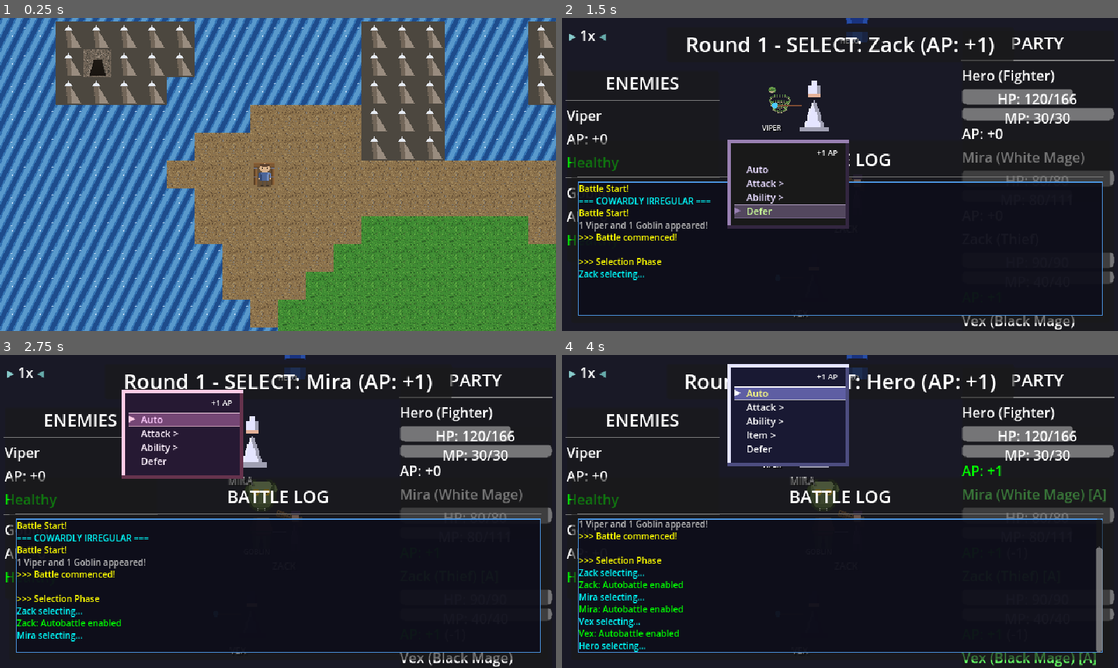
Above: before the commit, frames 1-4 (two rows, left to right).
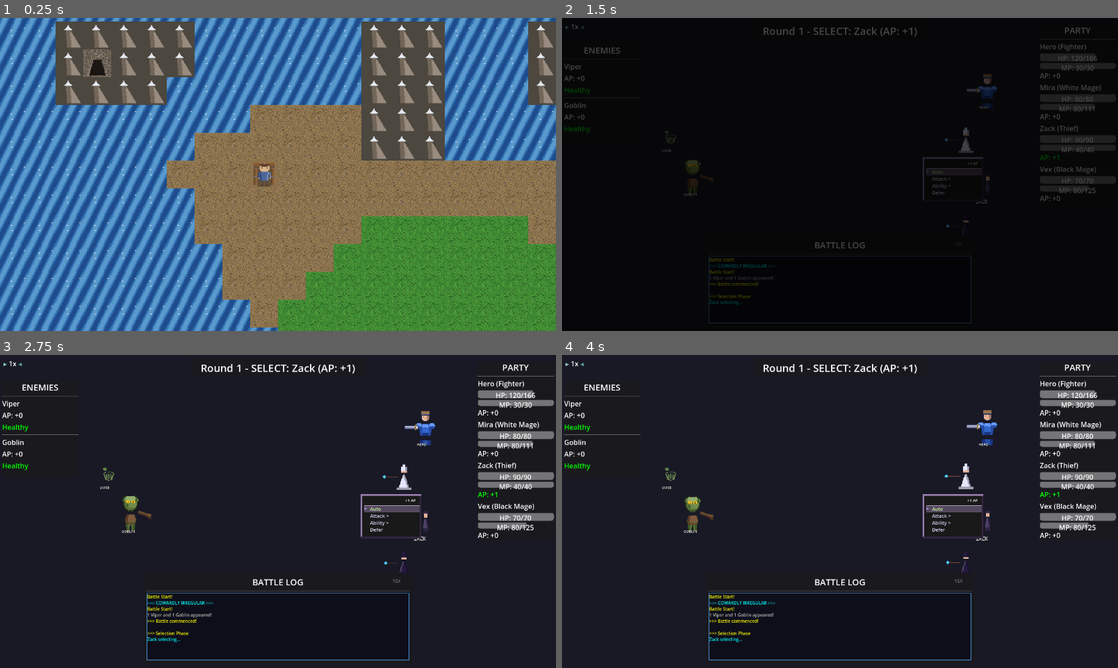
Above: after the commit, the same moments.

Repository: struktured-labs/cowardly-irregular
Game: Godot game, scene res://src/GameLoop.tscn
Same seed, same stepped clock (60 frames per second), same inputs: the game is played once before the commit and once after it.
Inputs (mouse positions are in pixels of both pictures, inside the frame that each line leads up to):
- Up to frame 1 (0.25 s): no input
- Up to frame 2 (1.5 s): tap Enter at 0.5 s; move the mouse to (962, 158) at 0.52 s; hold Right (ui_right) 0.53-1.25 s; hold R (battle_advance) 0.53-1.25 s; click (962, 158) at 0.67 s; tap Z (ui_accept) at 0.77, 1.07 s; drag from (728, 190) to (812, 237) at 1.27 s
- Up to frame 3 (2.75 s): click (227, 505) at 2.02 s
- Up to frame 4 (4 s): click (745, 420) at 2.77 s; click (745, 592) at 3.52 s

The runs differ from the first frame. In frame 1, 9.0% of the frame differs, in the area x 0-100%, y 0-100%; in frame 2, 32%; in frame 3, 17%; in frame 4, 17%.
Error in both runs: Cannot call method 'stop' on a previously freed instance. (res://src/ui/Win98Menu.gd:687)

Commit message:
Fix autobattle scale, player position, and speed up transitions
- Wrap autobattle editor in CanvasLayer to avoid camera zoom effect
- Save/restore player position when returning from battle
- Speed up battle transitions (0.8s -> 0.4s)
- Shorter encounter sounds (0.5s -> 0.3s)
- Faster shake/flash and shockwave effects
- Use camera zoom (2x) for exploration instead of viewport scaling

🤖 Generated with [Claude Code](https://claude.com/claude-code)

Co-Authored-By: Claude Opus 4.5 <noreply@anthropic.com>

Diff:
--- a/project.godot
+++ b/project.godot
@@ -36,10 +36,8 @@
 
 [display]
 
-window/size/viewport_width=640
-window/size/viewport_height=360
-window/size/window_width_override=1280
-window/size/window_height_override=720
+window/size/viewport_width=1280
+window/size/viewport_height=720
 window/size/resizable=true
 window/stretch/mode="viewport"
 window/stretch/aspect="keep"
--- a/src/GameLoop.gd
+++ b/src/GameLoop.gd
@@ -30,11 +30,13 @@
 
 ## Autobattle editor overlay
 var _autobattle_editor: Control = null
+var _autobattle_layer: CanvasLayer = null  # Separate layer to avoid camera zoom
 
 ## Exploration state
 var _current_map_id: String = "overworld"
 var _spawn_point: String = "default"
 var _exploration_scene: Node = null
+var _player_position: Vector2 = Vector2.ZERO  # Save position for battle return
 
 func _ready() -> void:
 	# Initialize equipment pool with extra items
@@ -80,6 +82,9 @@
 		else:
 			_autobattle_editor.queue_free()
 		_autobattle_editor = null
+		if _autobattle_layer:
+			_autobattle_layer.queue_free()
+			_autobattle_layer = null
 		# Show battle menu again if it was hidden
 		_set_battle_menu_visible(true)
 		SoundManager.play_ui("autobattle_close")
@@ -105,10 +110,15 @@
 		char_id = party[0].combatant_name.to_lower().replace(" ", "_")
 		char_name = party[0].combatant_name
 
+	# Create CanvasLayer to isolate from camera zoom
+	_autobattle_layer = CanvasLayer.new()
+	_autobattle_layer.layer = 50  # Above game, below BattleTransition
+	add_child(_autobattle_layer)
+
 	var AutobattleGridEditorClass = load("res://src/ui/autobattle/AutobattleGridEditor.gd")
 	_autobattle_editor = AutobattleGridEditorClass.new()
 	_autobattle_editor.set_anchors_preset(Control.PRESET_FULL_RECT)
-	add_child(_autobattle_editor)
+	_autobattle_layer.add_child(_autobattle_editor)
 	_autobattle_editor.setup(char_id, char_name, combatant)
 	_autobattle_editor.closed.connect(_on_autobattle_editor_closed)
 	SoundManager.play_ui("autobattle_open")
@@ -159,6 +169,9 @@
 	if _autobattle_editor and is_instance_valid(_autobattle_editor):
 		_autobattle_editor.queue_free()
 		_autobattle_editor = null
+	if _autobattle_layer and is_instance_valid(_autobattle_layer):
+		_autobattle_layer.queue_free()
+		_autobattle_layer = null
 	# Show battle menu again
 	_set_battle_menu_visible(true)
 
@@ -394,14 +407,35 @@
 
 func _return_to_exploration() -> void:
 	"""Return to exploration after battle"""
-	# Keep same map and spawn point (player stays where they were)
+	# Keep same map, restore player to saved position
 	_start_exploration()
+
+	# Restore player position after scene is set up
+	if _player_position != Vector2.ZERO and _exploration_scene and _exploration_scene.get("player"):
+		_exploration_scene.player.position = _player_position
 
 
 func _on_exploration_battle_triggered(enemies: Array) -> void:
 	"""Handle battle triggered from exploration"""
-	# Store current position info could be done here if needed
-	_start_battle()
+	# Save player position before battle
+	if _exploration_scene and _exploration_scene.has_method("get") and _exploration_scene.get("player"):
+		_player_position = _exploration_scene.player.position
+
+	# Play dramatic battle transition with monster-specific effects
+	if BattleTransition:
+		var enemy_types: Array = []
+		for enemy in enemies:
+			if enemy is Dictionary:
+				var enemy_type = enemy.get("name", enemy.get("type", enemy.get("id", "unknown")))
+				enemy_types.append(enemy_type)
+		await BattleTransition.play_battle_transition(enemy_types)
+
+	await _start_battle()
+
+	# Wait a frame for battle scene to render, then fade out transition
+	if BattleTransition:
+		await get_tree().process_frame
+		await BattleTransition.fade_out()
 
 
 func _on_area_transition(target_map: String, spawn_point: String) -> void:
--- a/src/exploration/OverworldScene.gd
+++ b/src/exploration/OverworldScene.gd
@@ -202,6 +202,9 @@
 	player.add_child(camera)
 	camera.make_current()
 
+	# Zoom in for larger sprites (2x)
+	camera.zoom = Vector2(2.0, 2.0)
+
 	# Set camera limits to map bounds
 	camera.limit_left = 0
 	camera.limit_top = 0
--- a/src/maps/dungeons/WhisperingCave.gd
+++ b/src/maps/dungeons/WhisperingCave.gd
@@ -161,6 +161,9 @@
 	player.add_child(camera)
 	camera.make_current()
 
+	# Zoom in for larger sprites (2x)
+	camera.zoom = Vector2(2.0, 2.0)
+
 	var map_pixel_width = MAP_WIDTH * TILE_SIZE
 	var map_pixel_height = MAP_HEIGHT * TILE_SIZE
 
--- a/src/maps/villages/HarmoniaVillage.gd
+++ b/src/maps/villages/HarmoniaVillage.gd
@@ -236,6 +236,9 @@
 	player.add_child(camera)
 	camera.make_current()
 
+	# Zoom in for larger sprites (2x)
+	camera.zoom = Vector2(2.0, 2.0)
+
 	var map_pixel_width = MAP_WIDTH * TILE_SIZE
 	var map_pixel_height = MAP_HEIGHT * TILE_SIZE
 
--- a/src/transitions/BattleTransition.gd
+++ b/src/transitions/BattleTransition.gd
@@ -44,8 +44,8 @@
 	"miniboss": TransitionType.ZOOM_BURST,
 }
 
-## Transition duration
-@export var transition_duration: float = 0.8
+## Transition duration (faster = snappier feel)
+@export var transition_duration: float = 0.4
 
 ## Visual elements
 var _overlay: ColorRect
@@ -208,7 +208,7 @@
 
 func _generate_monster_sound(profile: Dictionary, transition_type: TransitionType) -> AudioStream:
 	var sample_rate = 22050
-	var duration = 0.5
+	var duration = 0.3  # Shorter for snappier feel
 	var samples = int(sample_rate * duration)
 
 	var audio = AudioStreamWAV.new()
@@ -458,12 +458,12 @@
 		tween.parallel().tween_property(fragment, "modulate:a", 1.0, 0.05).set_delay(delay)
 		tween.parallel().tween_property(fragment, "scale:y", 1.5, 0.2).set_delay(delay).set_ease(Tween.EASE_OUT)
 
-	await get_tree().create_timer(0.15).timeout
+	await get_tree().create_timer(0.08).timeout
 
 	# Flash
 	_overlay.color = Color.WHITE
 	_overlay.modulate.a = 1.0
-	await get_tree().create_timer(0.08).timeout
+	await get_tree().create_timer(0.04).timeout
 	_overlay.color = Color.BLACK
 
 	await tween.finished
@@ -473,7 +473,7 @@
 func _play_shake_flash() -> void:
 	var original_offset = _effect_container.position
 	var shake_intensity = 20.0
-	var flash_count = 6
+	var flash_count = 4  # Fewer flashes for speed
 
 	# Shake and flash
 	for i in range(flash_count):
@@ -487,14 +487,14 @@
 		_overlay.color = Color.WHITE if i % 2 == 0 else Color.RED
 		_overlay.modulate.a = 0.8 if i % 2 == 0 else 0.6
 
-		await get_tree().create_timer(0.06).timeout
-		shake_intensity *= 1.2
+		await get_tree().create_timer(0.04).timeout
+		shake_intensity *= 1.3
 
 	# Final flash to black
 	_effect_container.position = original_offset
 	_overlay.color = Color.WHITE
 	_overlay.modulate.a = 1.0
-	await get_tree().create_timer(0.05).timeout
+	await get_tree().create_timer(0.03).timeout
 	_overlay.color = Color.BLACK
 
 
@@ -711,19 +711,19 @@
 
 	for i in range(_fragments.size()):
 		var ring = _fragments[i]
-		var delay = i * 0.05
+		var delay = i * 0.03
 		var target_scale = 4.0 + i * 0.5
 
-		tween.tween_property(ring, "modulate:a", 1.0, 0.1).set_delay(delay)
-		tween.tween_property(ring, "scale", Vector2(target_scale, target_scale), 0.4).set_delay(delay).set_ease(Tween.EASE_OUT)
-		tween.tween_property(ring, "modulate:a", 0.5, 0.3).set_delay(delay + 0.2)
-
-	await get_tree().create_timer(0.3).timeout
+		tween.tween_property(ring, "modulate:a", 1.0, 0.05).set_delay(delay)
+		tween.tween_property(ring, "scale", Vector2(target_scale, target_scale), 0.2).set_delay(delay).set_ease(Tween.EASE_OUT)
+		tween.tween_property(ring, "modulate:a", 0.5, 0.15).set_delay(delay + 0.1)
+
+	await get_tree().create_timer(0.15).timeout
 
 	# Flash
 	_overlay.color = Color(0.8, 0.6, 1.0)
 	_overlay.modulate.a = 1.0
-	await get_tree().create_timer(0.05).timeout
+	await get_tree().create_timer(0.03).timeout
 	_overlay.color = Color.BLACK
 
 
